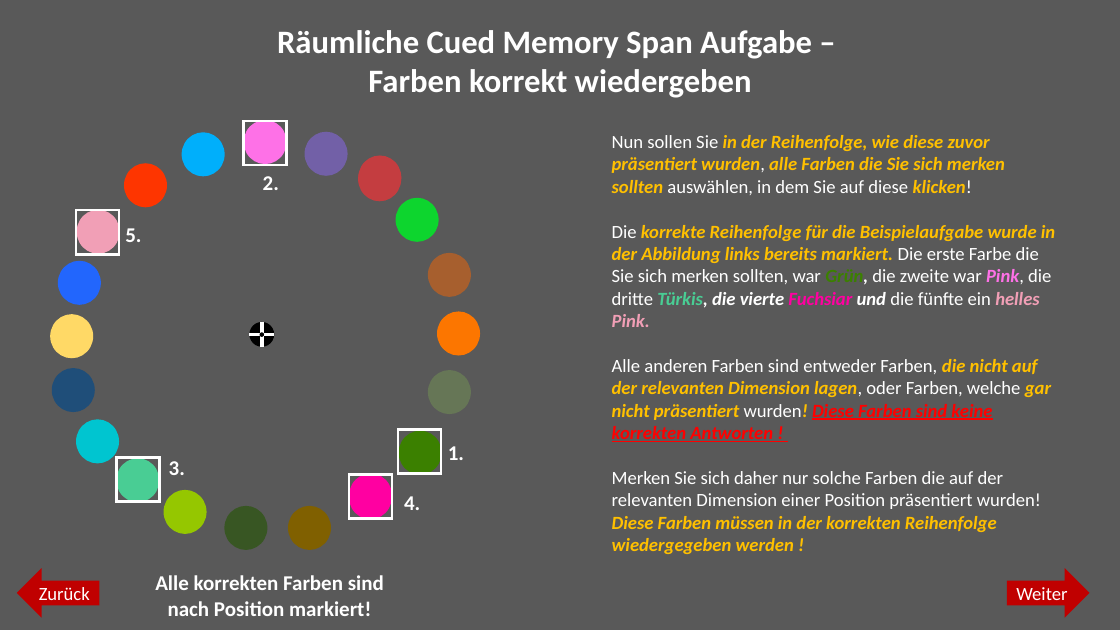
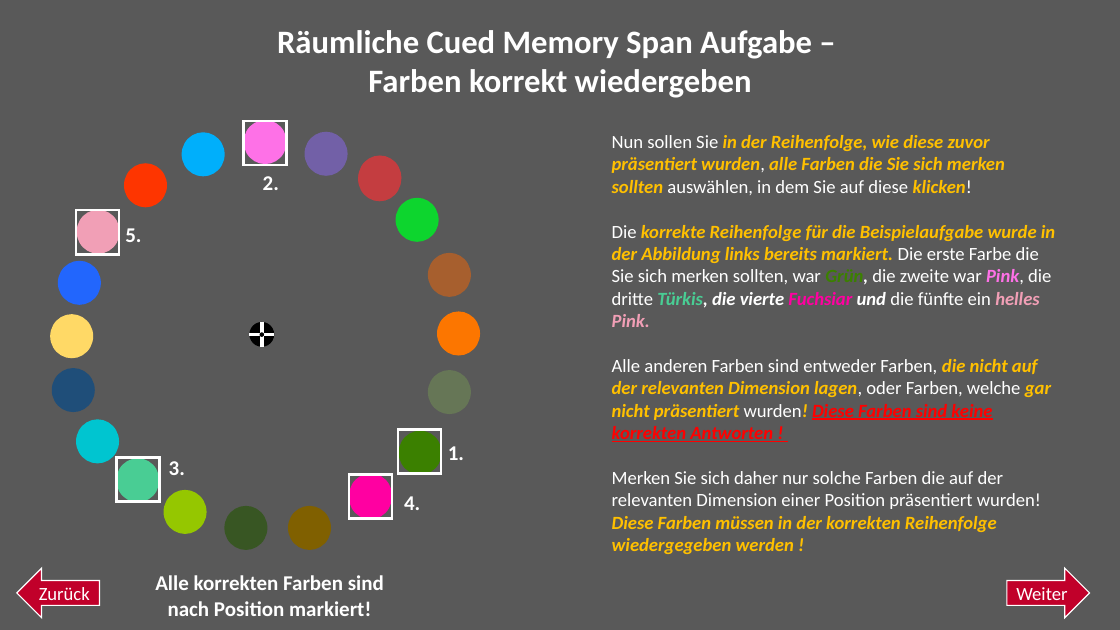
Before and after one commit to jgman86/neurocognitive-psychometrics, a slide deck: slide 10 of M3-ExpSpatial/Instructions/Instructions_spatial.pptx. Drawn at 1120x630 pixels with LibreOffice and Linux fonts; fonts in the diff are those of the drawing. Boxes give left, top, right and bottom in pixels: in the first picture for what was removed or moved away, otherwise in the second. Text is boxed around its words. In the diff, an @@ line names an element or a change of style, - is before the commit and + after.

```diff
--- a/M3-ExpSpatial/Instructions/Instructions_spatial.pptx
+++ b/M3-ExpSpatial/Instructions/Instructions_spatial.pptx
@@ left arrow "Zurück" at box(17, 568, 99, 618): fill #C00000 to #C1002A; outline none to #FFFFFF 1 pt @@
@@ right arrow "Weiter" at box(1007, 568, 1090, 618): fill #C00000 to #C1002A; outline none to #FFFFFF 1 pt @@
```
Also in this commit, not shown: 9 other slides changed, 25 other files.
